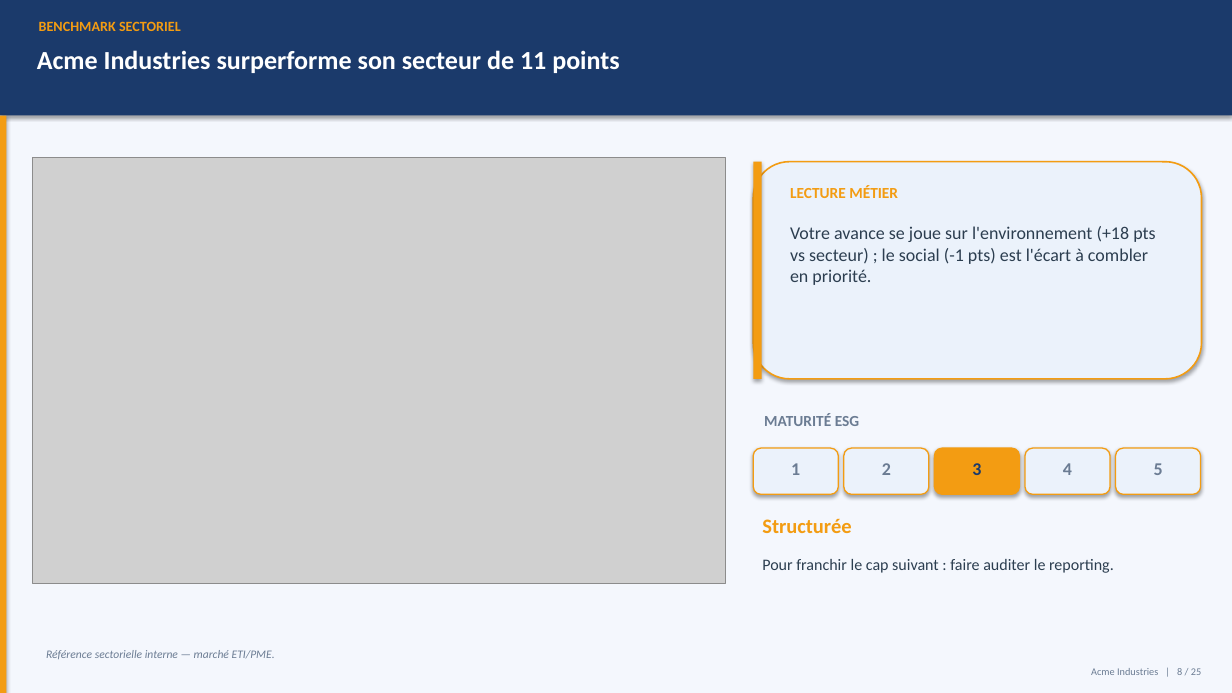
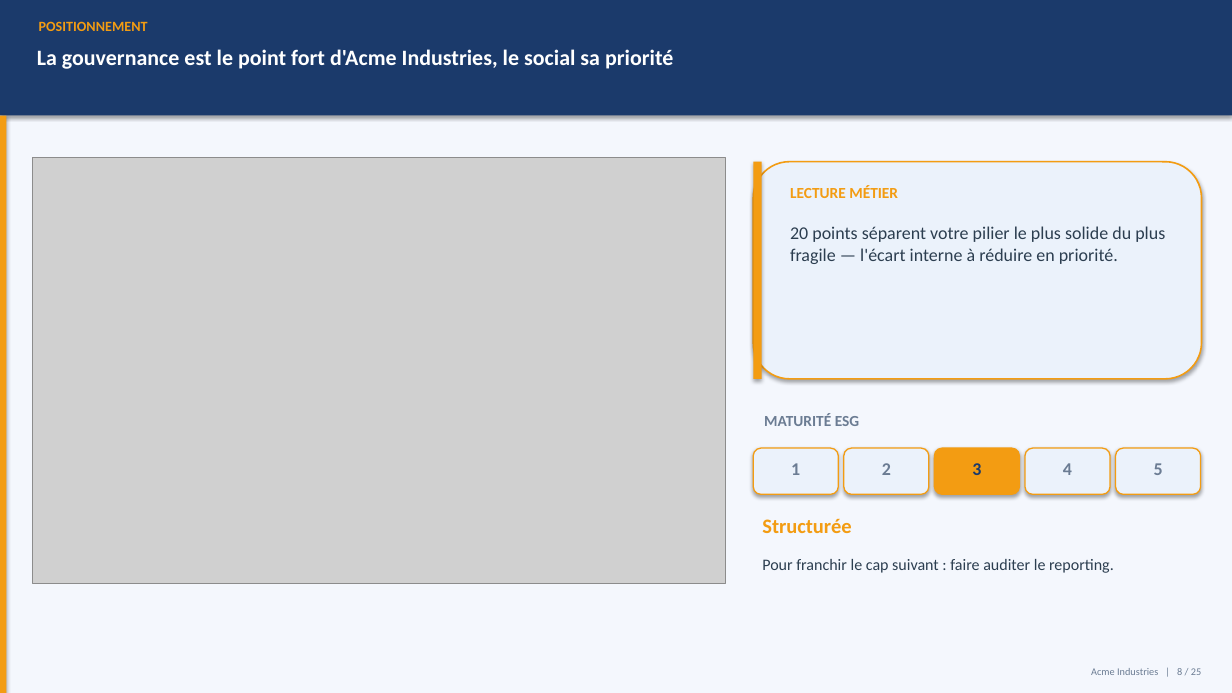
Before and after one commit to mehdiarrais-bot/Ethereal-ESG, a slide deck: slide 8 of examples/Presentation.pptx. Drawn at 1232x693 pixels with LibreOffice and Linux fonts; fonts in the diff are those of the drawing; grey boxes stand for pictures. Boxes give left, top, right and bottom in pixels: in the first picture for what was removed or moved away, otherwise in the second. Text is boxed around its words. In the diff, an @@ line names an element or a change of style, - is before the commit and + after.

```diff
--- a/examples/Presentation.pptx
+++ b/examples/Presentation.pptx
@@ text at bbox=[39, 21, 148, 31]: text changed @@
-BENCHMARK SECTORIEL
+POSITIONNEMENT
@@ text at bbox=[37, 49, 673, 69]: text changed; size 20.3 to 17.2 pt @@
-Acme Industries surperforme son secteur de 11 points
+La gouvernance est le point fort d'Acme Industries, le social sa priorité
@@ text at bbox=[790, 226, 1165, 264]: text changed @@
-Votre avance se joue sur l'environnement (+18 pts vs secteur) ; le social (-1 pts) est l'écart à combler en priorité.
+20 points séparent votre pilier le plus solide du plus fragile — l'écart interne à réduire en priorité.
@@ text removed at bbox=[46, 650, 275, 659] @@
-Référence sectorielle interne — marché ETI/PME.
```
Also in this commit, not shown: 5 other slides changed, 4 other files.
